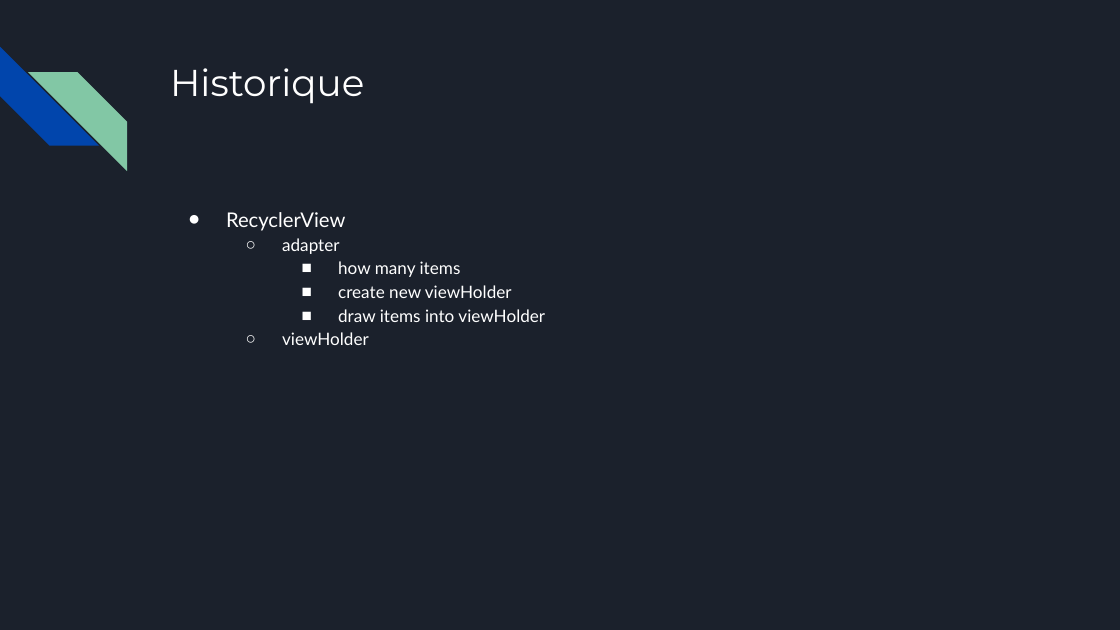
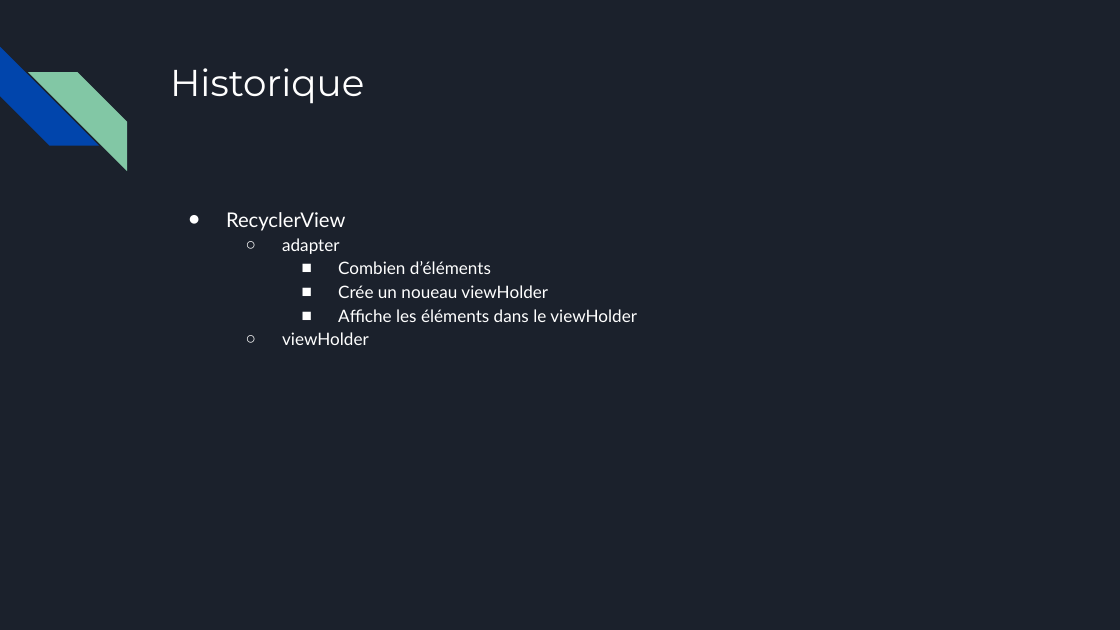
Before and after one commit to mofobo/food-scanner, a slide deck: slide 10 of presentation/food-scanner.pptx (slide 12 before the commit). Drawn at 1120x630 pixels with LibreOffice and Linux fonts; fonts in the diff are those of the drawing. Boxes give left, top, right and bottom in pixels: in the first picture for what was removed or moved away, otherwise in the second. Text is boxed around its words. In the diff, an @@ line names an element or a change of style, - is before the commit and + after.

```diff
--- a/presentation/food-scanner.pptx
+++ b/presentation/food-scanner.pptx
@@ text at [338, 261, 637, 322]: text changed @@
-    ■ how many items
-    ■ create new viewHolder
-    ■ draw items into viewHolder
+    ■ Combien d’éléments
+    ■ Crée un noueau viewHolder
+    ■ Affiche les éléments dans le viewHolder
```
Also in this commit, not shown: 5 other slides changed, 2 slides removed.
